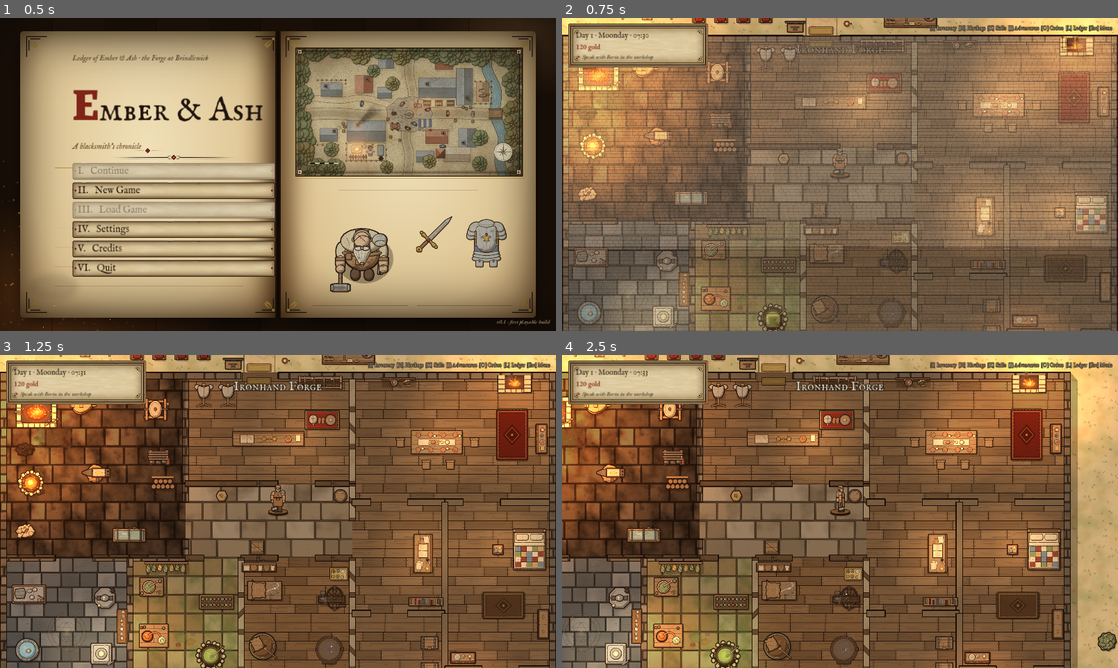
Above: before the commit, frames 1-4 (two rows, left to right).
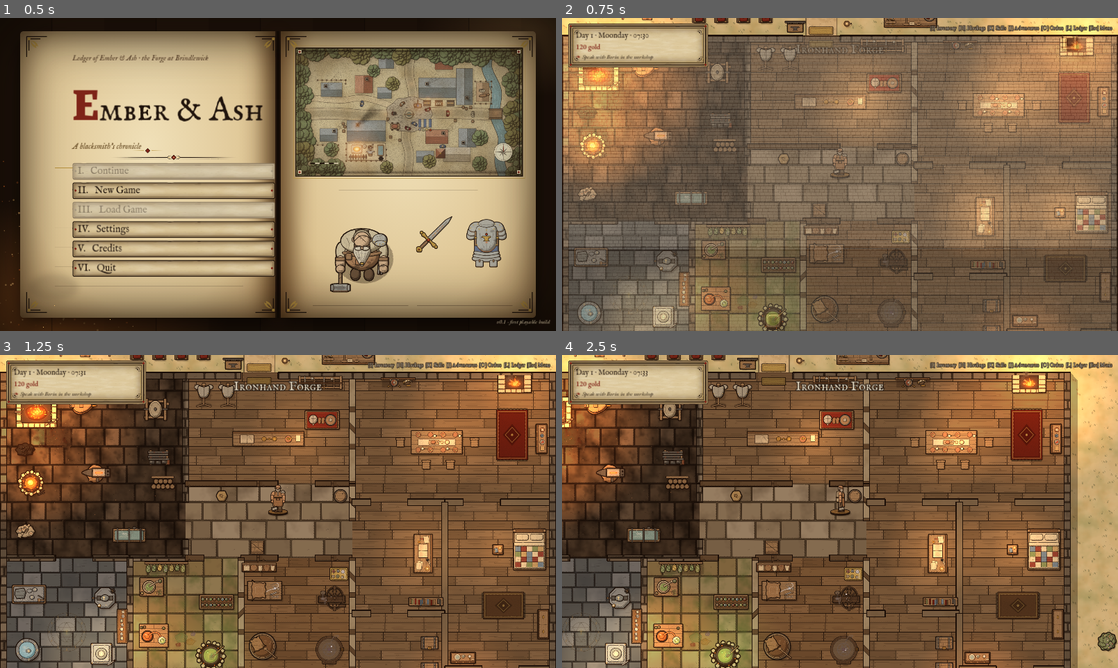
Above: after the commit, the same moments.

Repository: crosenlund79/DNDBlacksmith
Game: Godot game, scene res://scenes/main.tscn
Two runs of this game, one before a commit and one after it. Both use one fixed random seed, a clock stepped at 60 frames per second and the inputs below.
Inputs (mouse positions are in pixels of both pictures, inside the frame that each line leads up to):
- Up to frame 1 (0.5 s): no input
- Up to frame 2 (0.75 s): click "II. New Game" at 0.5 s
- Up to frame 3 (1.25 s): no input
- Up to frame 4 (2.5 s): move the mouse to (962, 495) at 1.27 s; hold D (move_right) 1.28-2 s; hold E (interact) 1.28-2 s; click (962, 495) at 1.42 s; tap Space at 1.52 s; drag from (728, 527) to (812, 574) at 2.02 s

Frame 1 is identical in both runs. In frame 2, 5.8% of the frame differs, in the area x 0-36%, y 0-63%; in frame 3, 5.6%; in frame 4, 7.2%, in the area x 0-32%, y 0-79%.

Commit message:
Iteration 2: nearest-only name labels, contained forge light, docs for minigames, hirelings, waiting area and village life
Co-Authored-By: Claude Opus 5.5 <noreply@anthropic.com>
Claude-Session: https://claude.ai/code/session_01HoR6KAxgu6YHDD8PGQ7LCJ

Diff:
--- a/game/scripts/world/world.gd
+++ b/game/scripts/world/world.gd
@@ -594,7 +594,7 @@
 	match fx:
 		"fire", "light_forge":
 			if fx == "light_forge":
-				var l := FX.light(Color("#ff8a2a"), 520.0, 1.35, true)
+				var l := FX.light(Color("#ff8a2a"), 400.0, 1.4, true)
 				l.position = pos
 				add_child(l)
 			else:
@@ -760,7 +760,7 @@
 		shade.z_index = 1
 		floor_layer.add_child(shade)
 		var fp := station_pos("forge")
-		var glow := FX.light(Color("#ff7a20"), 760.0, 1.1, true)
+		var glow := FX.light(Color("#ff7a20"), 380.0, 0.9, true)
 		glow.position = fp + Vector2(0, 30)
 		add_child(glow)
 		var sm := FX.smoke(8)
@@ -1341,12 +1341,20 @@
 		if d < float(e["r"]) and d < best_d:
 			best_d = d
 			best = e
+	# only the nearest figure shows its name, so a row of customers never overlaps
+	var near_id := ""
+	var near_d := 220.0
+	for id in npcs:
+		var nn: NPCActor = npcs[id]
+		if nn.visible and ppos.distance_to(nn.position) < near_d:
+			near_d = ppos.distance_to(nn.position)
+			near_id = id
 	for id in npcs:
 		var n: NPCActor = npcs[id]
 		if not n.visible:
 			continue
 		var d := ppos.distance_to(n.position)
-		n.show_name(d < 220.0)
+		n.show_name(id == near_id)
 		if d < 90.0 and d < best_d:
 			best_d = d
 			best = {"kind": "npc", "id": id, "label": "Talk to " + n.display_name, "pos": n.position}
Not shown, changed: game/docs/GAMEPLAY.md
Not shown, changed: game/docs/TECHNICAL.md
